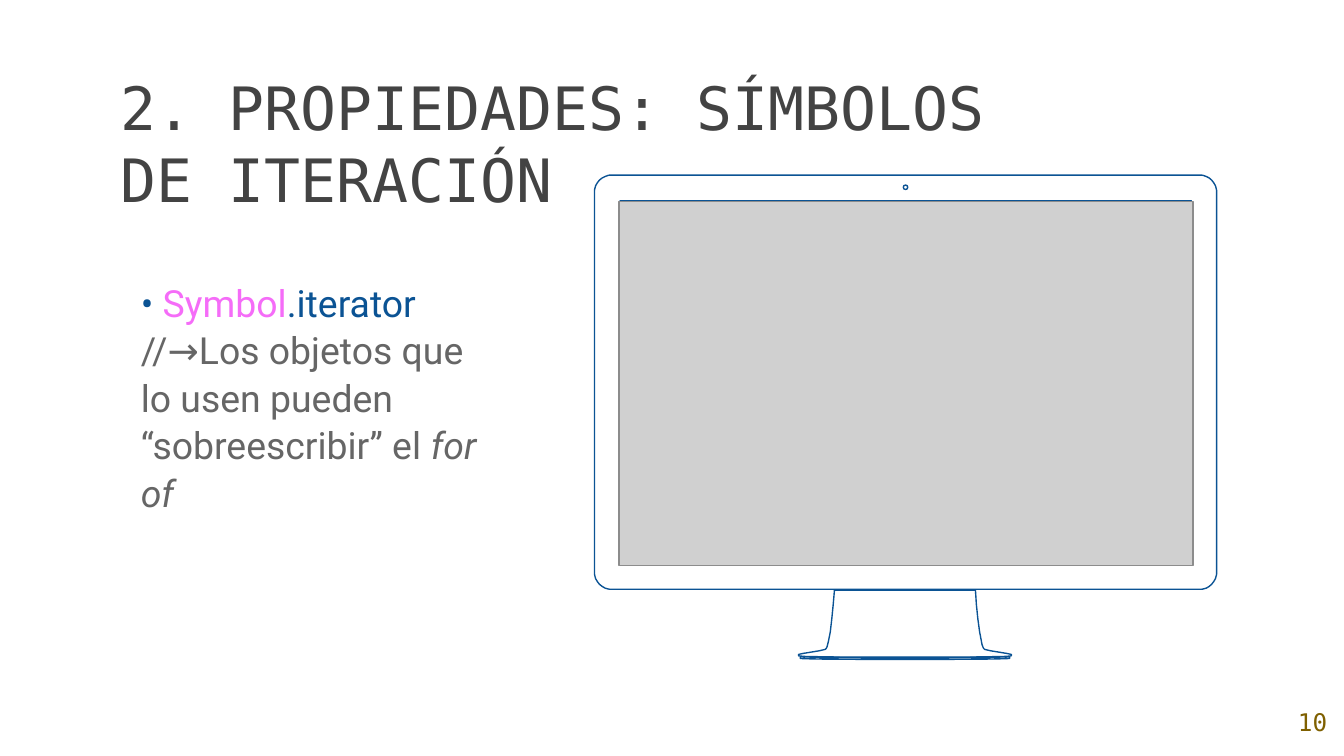
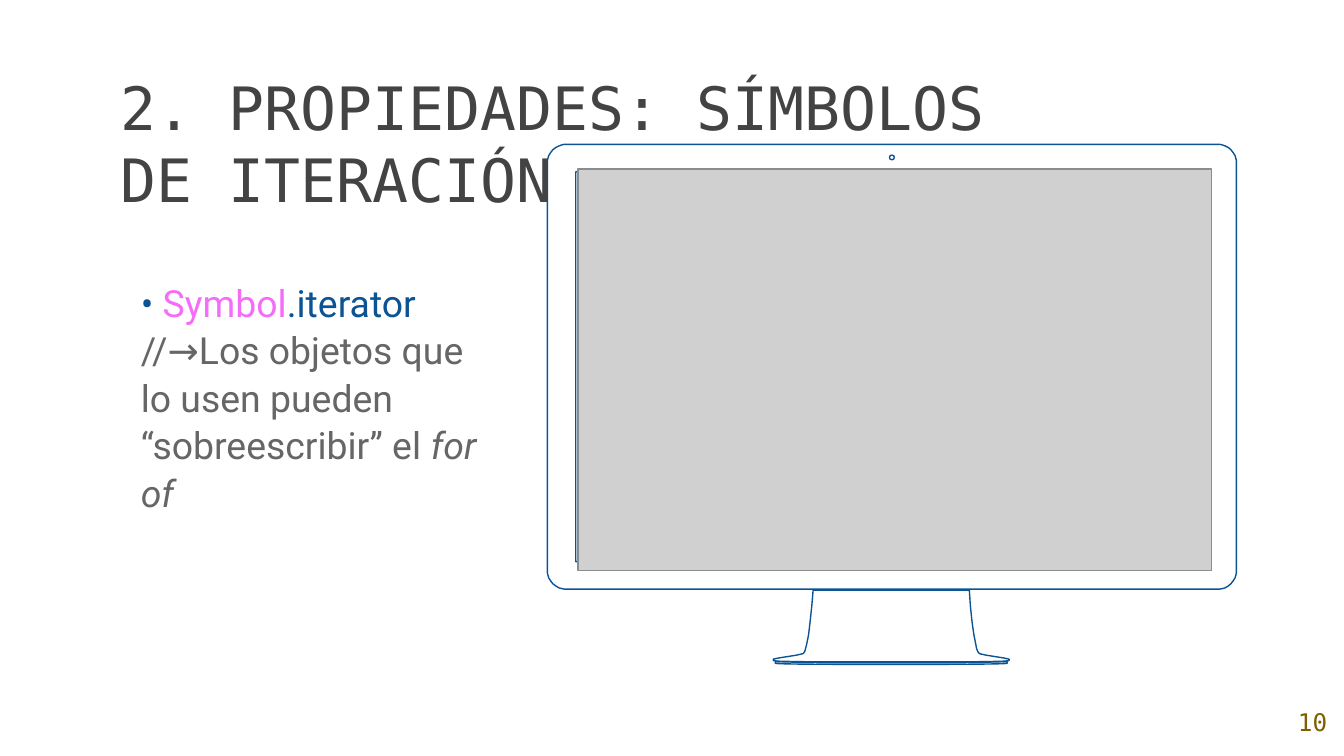
Before and after one commit to Char-Mander/AW_2018-2019, a slide deck: slide 10 of Ejercicios de clase/Symbols.pptx. Drawn at 1344x756 pixels with LibreOffice and Linux fonts; fonts in the diff are those of the drawing; grey boxes stand for pictures; background and template pictures are left out. Boxes give left, top, right and bottom in pixels: in the first picture for what was removed or moved away, otherwise in the second. Text is boxed around its words. In the diff, an @@ line names an element or a change of style, - is before the commit and + after.

```diff
--- a/Ejercicios de clase/Symbols.pptx
+++ b/Ejercicios de clase/Symbols.pptx
@@ freeform shape: place and size @@
-freeform shape at bbox=[594, 175, 1216, 659]
+freeform shape at bbox=[547, 144, 1236, 664]
@@ picture: place and size @@
-picture at bbox=[620, 202, 1193, 566]
+picture at bbox=[578, 169, 1211, 571]
```
Also in this commit, not shown: 1 other slide changed.
